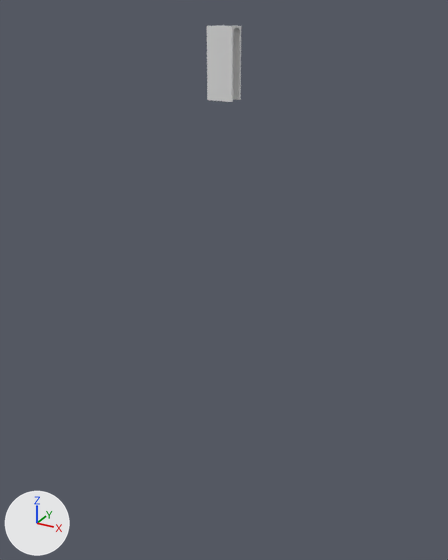
A saved change to the Blender file Assets/LevelElements/Arch1.blend.
One viewpoint serves both versions: a camera (50 mm lens) standing at (22.5, -40.9, 1.4) and looking at (-0.6, 1.2, -19.7). The lights are fixed; the arrows at lower left show +X, +Y and +Z.
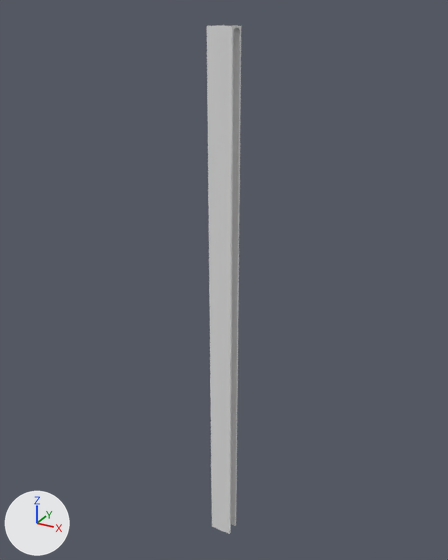
What differs and where, as boxes (x1, y1, x2, y2) in the pictures (448 x 560 px; the box of a moved part takes in the faces that stretch with it):
'Cube', reshaped (561% taller): before (207, 26, 241, 102); after (207, 26, 241, 534)
part 1 of me_cube_002, moved or reshaped: before (207, 97, 241, 102); after (207, 97, 241, 534)

Diff of the bpy script that builds the scene:
```diff
--- a/Assets/LevelElements/Arch1.blend.py
+++ b/Assets/LevelElements/Arch1.blend.py
@@ me_cube_002 @@
 me_cube_002.from_pydata(...)  # 26 vertices, 18 faces; spans x -1.0..1.0, y 0.0..0.69, z -4.76..0.22
 # used by ob_cube; location = (0.0, 0.0, 0.0)
 # before: 10 (-1.0, 0.69, -4.76), 11 (-1.0, 0.49, -4.76), 12 (1.0, 0.69, -4.76) at pixel (240, 99), 13 (1.0, 0.49, -4.76) at pixel (239, 99)
+# me_cube_002 part 1
+for i in [*range(10, 14)]: me_cube_002.vertices[i].co += Vector((0.0, 0.0, -40.9))
```
